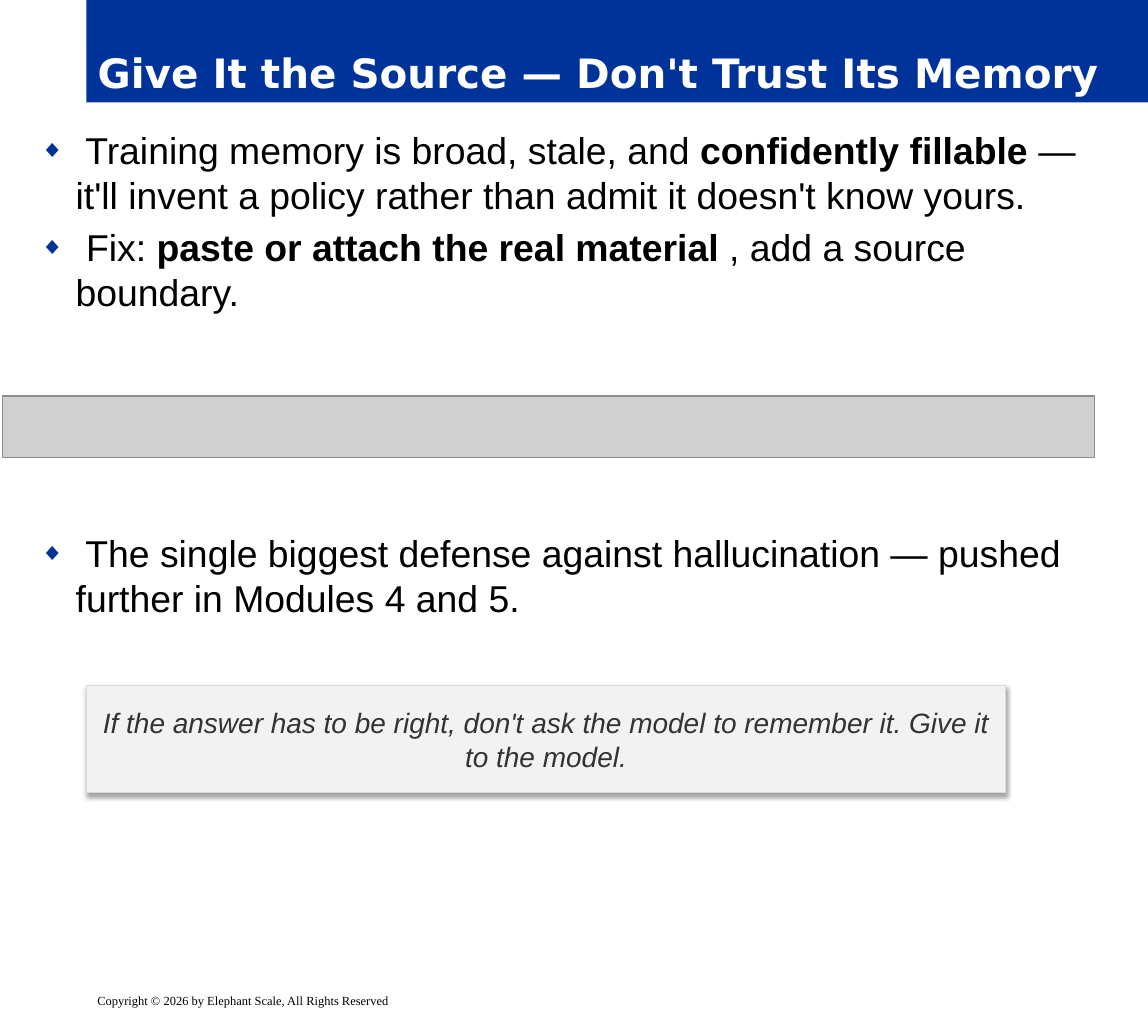
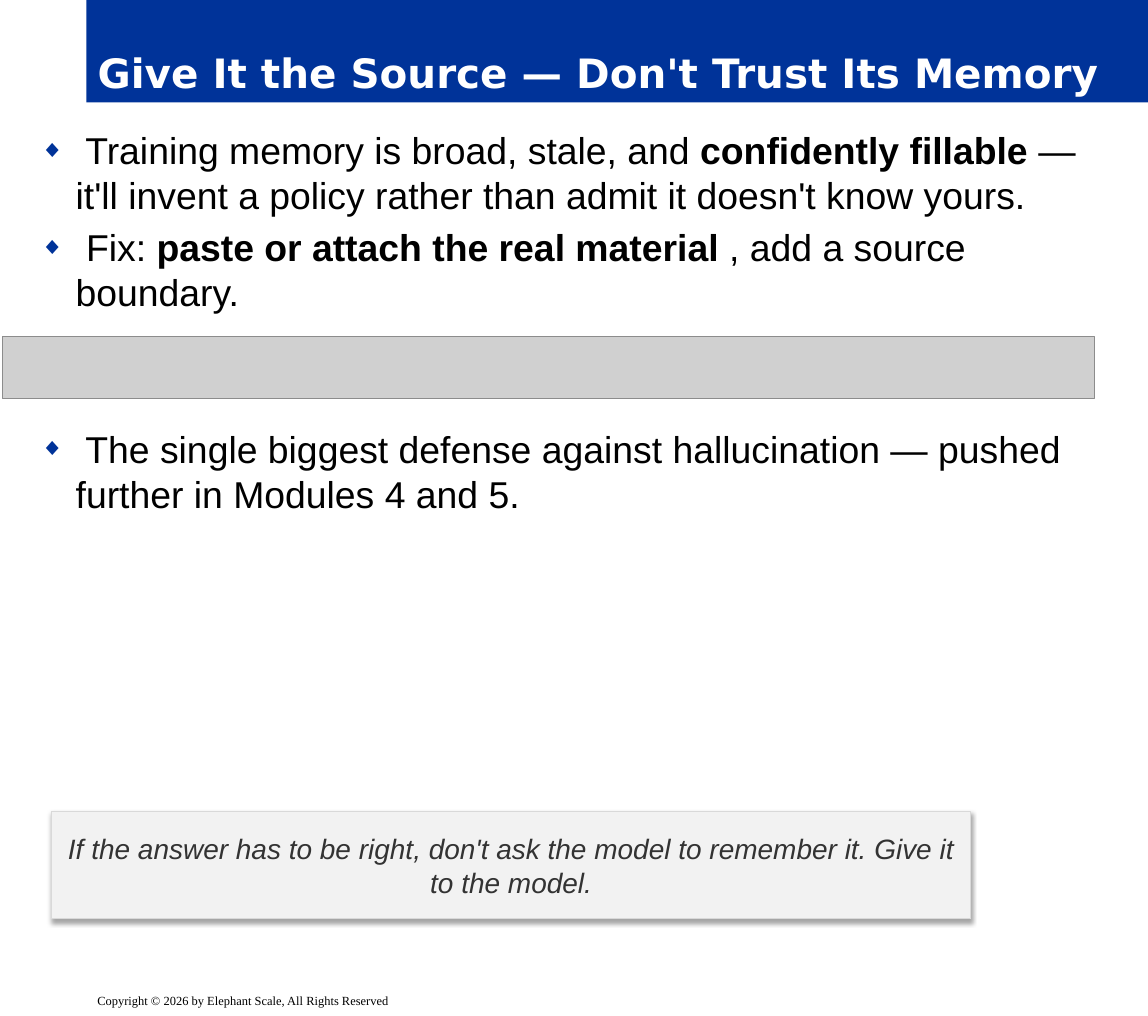
Before and after one commit to elephantscale/Prompt_Engineering_for_Business_Professionals, a slide deck: slide 6 of slides/release/02-anatomy-of-a-prompt.pptx. Drawn at 1148x1016 pixels with LibreOffice and Linux fonts; fonts in the diff are those of the drawing; grey boxes stand for pictures; background and template pictures are left out. Boxes give left, top, right and bottom in pixels: in the first picture for what was removed or moved away, otherwise in the second. Text is boxed around its words. In the diff, an @@ line names an element or a change of style, - is before the commit and + after.

```diff
--- a/slides/release/02-anatomy-of-a-prompt.pptx
+++ b/slides/release/02-anatomy-of-a-prompt.pptx
@@ text "Training memory is broad, stale, ..." rewrapped from bbox=[76, 137, 1060, 613] to bbox=[76, 137, 1060, 509] @@
@@ picture: place and size @@
-picture at bbox=[2, 396, 1094, 458]
+picture at bbox=[2, 337, 1094, 399]
@@ rectangle "If the answer has to ...": place and size @@
-rectangle "If the answer has to ..." at bbox=[86, 685, 1006, 793]
+rectangle "If the answer has to ..." at bbox=[52, 812, 971, 920]
```
Also in this commit, not shown: 8 other slides changed, 1 other file.
